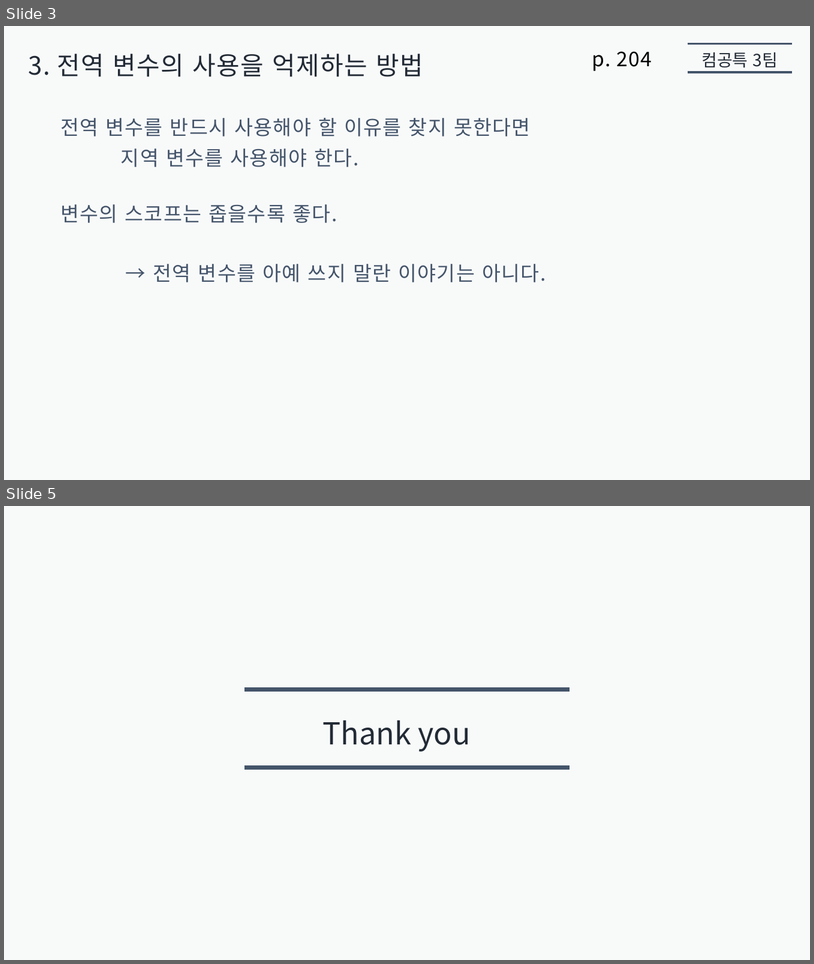
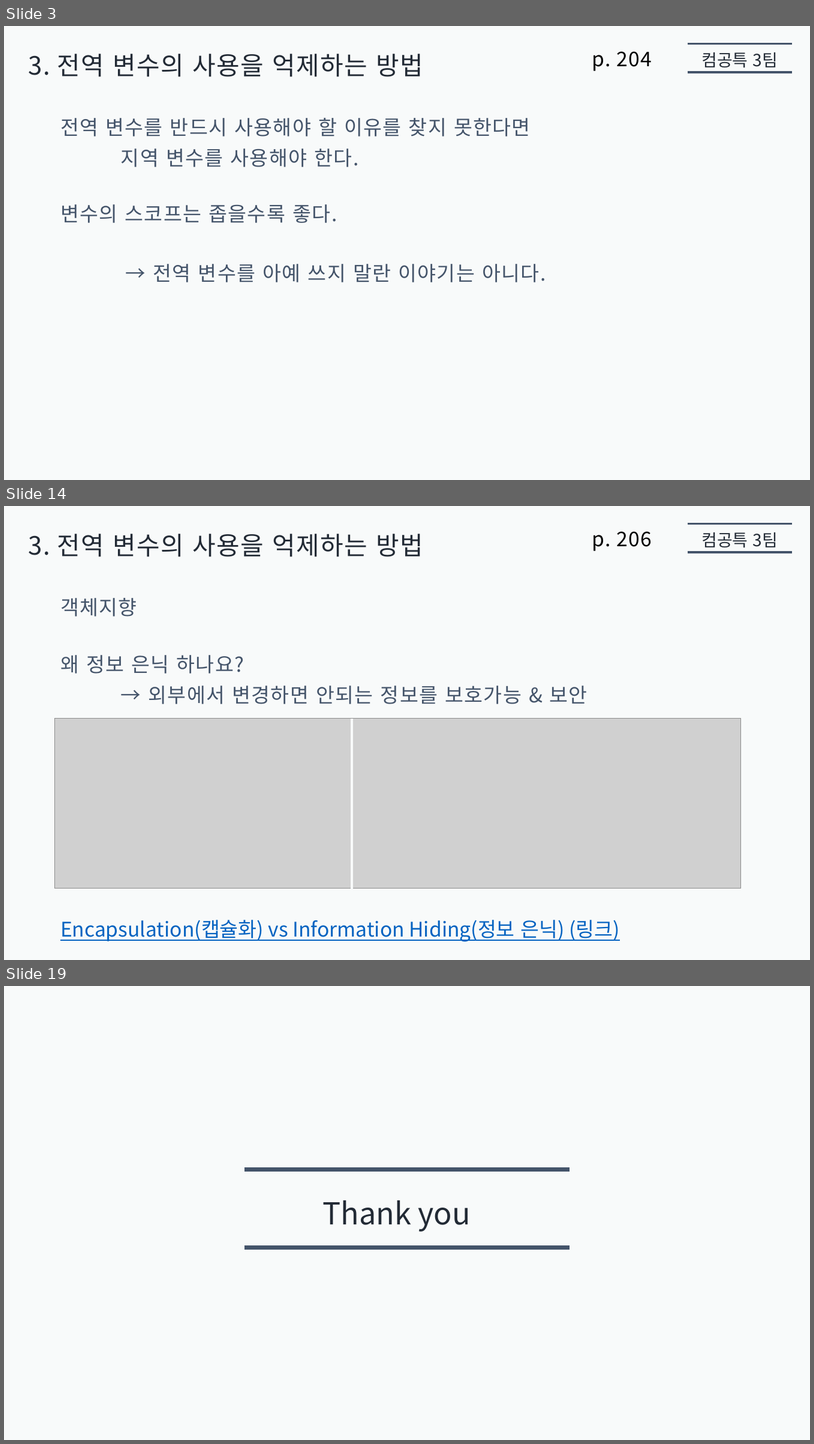
Before and after one commit to jaehoo1/Modern-JavaScript-Deep-Dive, a slide deck: 10. 전역 변수의 문제점/presentation10/jaehoo1/전역 변수의 문제점.pptx. Shown one above the other, each under a label of ours: slides 3 and 5 before the commit, slides 3, 14 and 19 after it; the slides between them are not shown. The pictures are 814x964 and 814x1444 pixels, drawn with LibreOffice and Linux fonts; fonts in the diff are those of the drawing; grey boxes stand for pictures. Boxes give left, top, right and bottom in pixels: in the first picture for what was removed or moved away, otherwise in the second. Text is boxed around its words. In the diff, an @@ line names an element or a change of style, - is before the commit and + after.

```diff
--- a/10. 전역 변수의 문제점/presentation10/jaehoo1/전역 변수의 문제점.pptx
+++ b/10. 전역 변수의 문제점/presentation10/jaehoo1/전역 변수의 문제점.pptx
@@ slide 14 added at [4, 506, 810, 960], background #F8FAFA @@
@@ line added from (688, 523) to (792, 523), #44546A 2.75 pt @@
@@ text added at [28, 534, 424, 557], 30 pt, text #222A35 @@
+3. 전역 변수의 사용을 억제하는 방법
@@ text added at [592, 531, 653, 551], 24 pt, text #000000 @@
+p. 206
@@ text added at [702, 532, 778, 547], 20 pt, text #222A35 @@
+컴공특 3팀
@@ line added from (688, 552) to (792, 552), #44546A 2.75 pt @@
@@ text added at [60, 598, 137, 616], 24 pt, text #44546A @@
+객체지향
@@ text added at [60, 655, 245, 673], 24 pt, text #44546A @@
+왜 정보 은닉 하나요?
@@ text added at [149, 685, 587, 704], 24 pt, text #44546A @@
+→ 외부에서 변경하면 안되는 정보를 보호가능 & 보안
@@ picture added at [54, 718, 442, 888] @@
@@ picture added at [352, 718, 741, 888] @@
@@ line added from (352, 718) to (352, 888), #F8FAFA 2.25 pt @@
@@ text added at [60, 919, 620, 942], 24 pt, text #0563C1, underline @@
+Encapsulation(캡슐화) vs Information Hiding(정보 은닉) (링크)
@@ what was slide 5 is now slide 19 @@
```
Also in this commit, not shown: 1 slide changed, 13 other slides added.
